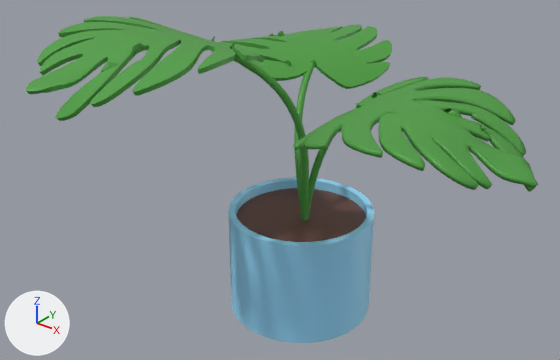
An edit to the Blender file Models/Main level/Clutter Room/fern.blend, drawn before and after from the same camera.
One viewpoint serves both versions: a camera (50 mm lens) standing at (5.68, -7.57, 6.52) and looking at (0.01, -0.47, 2.13). The lights are fixed; the arrows at lower left show +X, +Y and +Z.
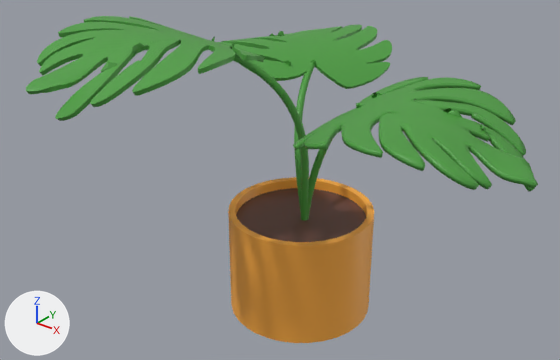
Location of each change, (x1, y1, x2, y2) in pixels of the pictures (560 x 360 px):
'Cylinder', recoloured
    both: (228, 177, 374, 343)

What changed in the scene script:
```text
Change mat_material:
    mat_material.base_color: (0.314, 0.723, 1.0) -> (1.0, 0.423, 0.0545)  # blue #98ddff -> orange #ffae42
```
